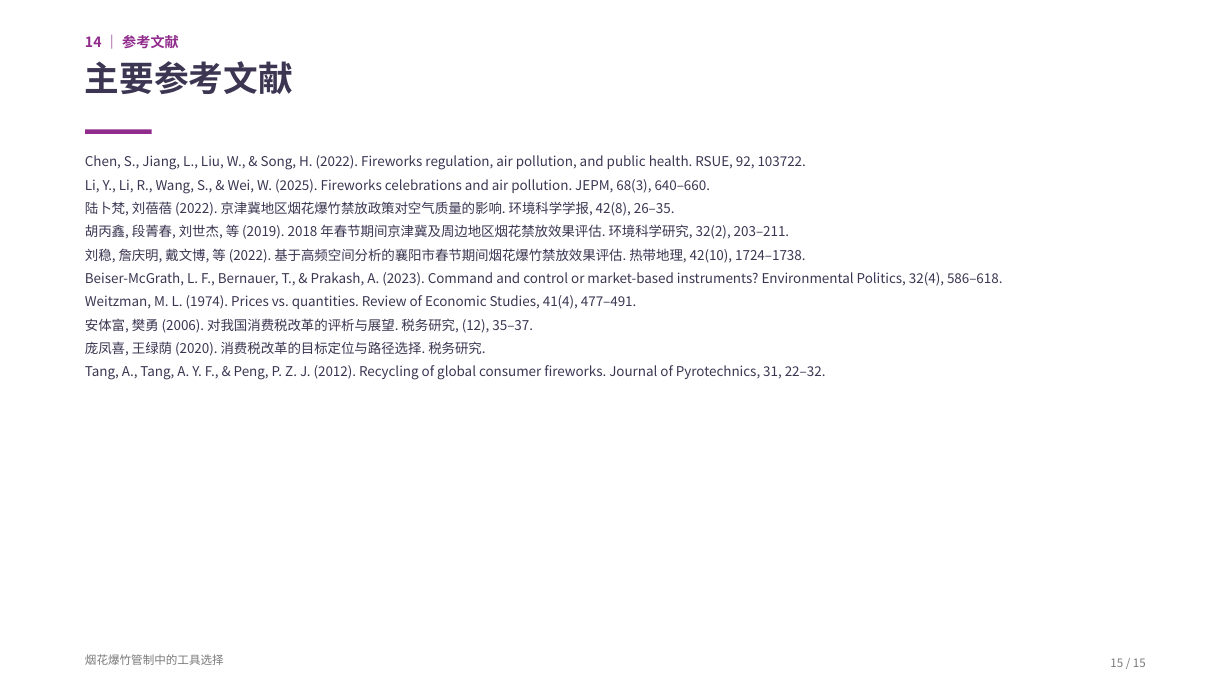
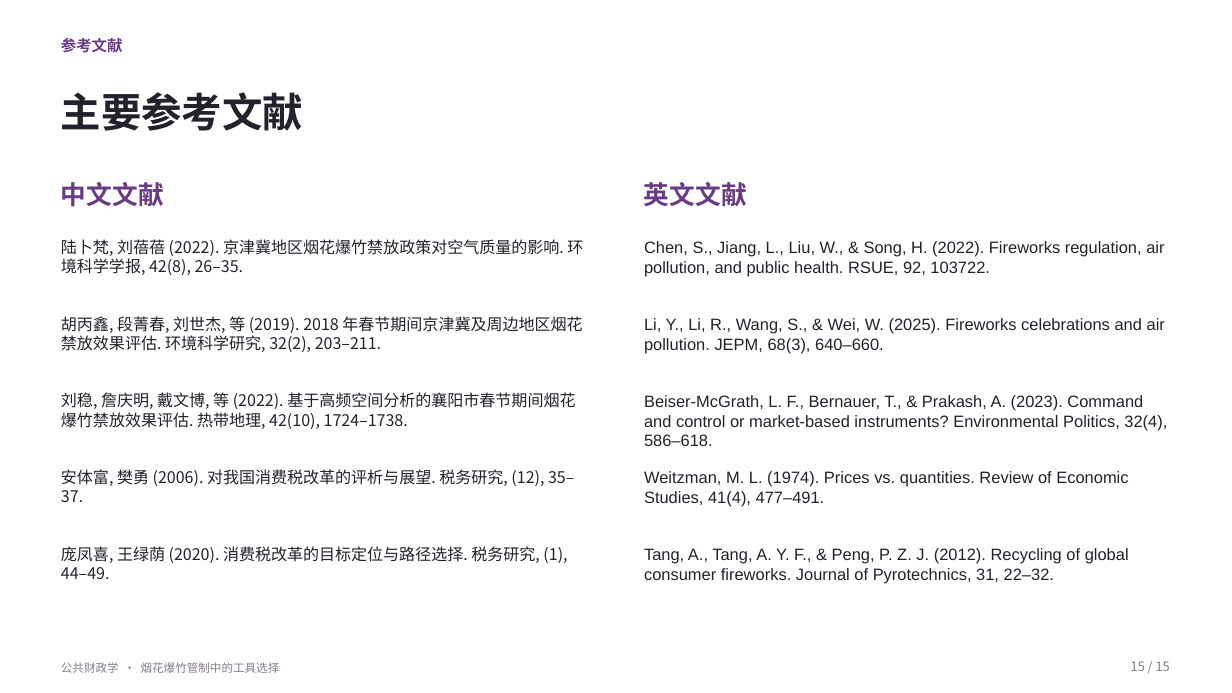
Before and after one commit to YINN233/public-finance-essay-fireworks, a slide deck: slide 15 of presentation/烟花爆竹管制-展示.pptx. Drawn at 1232x693 pixels with LibreOffice and Linux fonts; fonts in the diff are those of the drawing; background and template pictures are left out. Boxes give left, top, right and bottom in pixels: in the first picture for what was removed or moved away, otherwise in the second. Text is boxed around its words. In the diff, an @@ line names an element or a change of style, - is before the commit and + after.

Commit message:
完善烟花爆竹展示：精修 PPT、逐页讲稿与 27 个答辩问答
更新同版 PDF、预览和可重建源文件；区分 65.3% 交互项与 87.3% 条件性未区分份额，校正滨州样本对照与 DK* 范围，并记录更正及验证边界。

```diff
--- a/presentation/烟花爆竹管制-展示.pptx
+++ b/presentation/烟花爆竹管制-展示.pptx
@@ text at [61,38,123,53]: text changed; size 11 to 12 pt; text colour #912C8D to #683B83 @@
-14 ｜ 参考文献
+参考文献
@@ text "参考文献" at [61,38,123,53]: vertical alignment top to middle @@
@@ text "主要参考文献": place and size @@
-text "主要参考文献" at [85,61,293,94]
+text "主要参考文献" at [61,92,303,131]
@@ text "主要参考文献" at [61,92,303,131]: size 27 to 31.5 pt, text colour #3C3652 to #24212C; less space between paragraphs; vertical alignment top to middle @@
@@ rectangle removed at [85,129,152,134] @@
@@ text removed at [85,155,1003,380] @@
-Chen, S., Jiang, L., Liu, W., & Song, H. (2022). Fireworks regulation, air pollution, and public health. RSUE, 92, 103722.
-Li, Y., Li, R., Wang, S., & Wei, W. (2025). Fireworks celebrations and air pollution. JEPM, 68(3), 640–660.
-陆卜梵, 刘蓓蓓 (2022). 京津冀地区烟花爆竹禁放政策对空气质量的影响. 环境科学学报, 42(8), 26–35.
-胡丙鑫, 段菁春, 刘世杰, 等 (2019). 2018 年春节期间京津冀及周边地区烟花禁放效果评估. 环境科学研究, 32(2), 203–211.
-刘稳, 詹庆明, 戴文博, 等 (2022). 基于高频空间分析的襄阳市春节期间烟花爆竹禁放效果评估. 热带地理, 42(10), 1724–1738.
-Beiser-McGrath, L. F., Bernauer, T., & Prakash, A. (2023). Command and control or market-based instruments? Environmental Politics, 32(4), 586–618.
-Weitzman, M. L. (1974). Prices vs. quantities. Review of Economic Studies, 41(4), 477–491.
-安体富, 樊勇 (2006). 对我国消费税改革的评析与展望. 税务研究, (12), 35–37.
-庞凤喜, 王绿荫 (2020). 消费税改革的目标定位与路径选择. 税务研究.
-Tang, A., Tang, A. Y. F., & Peng, P. Z. J. (2012). Recycling of global consumer fireworks. Journal of Pyrotechnics, 31, 22–32.
@@ text added at [61,182,164,207], 20 pt, text #683B83, bold @@
+中文文献
@@ text added at [644,182,747,206], 20 pt, text #683B83, bold @@
+英文文献
@@ text added at [61,239,583,275], 12.5 pt, text #24212C @@
+陆卜梵, 刘蓓蓓 (2022). 京津冀地区烟花爆竹禁放政策对空气质量的影响. 环境科学学报, 42(8), 26–35.
@@ text added at [644,241,1164,277], 12.8 pt, text #24212C @@
+Chen, S., Jiang, L., Liu, W., & Song, H. (2022). Fireworks regulation, air pollution, and public health. RSUE, 92, 103722.
@@ text added at [61,316,582,352], 12.5 pt, text #24212C @@
+胡丙鑫, 段菁春, 刘世杰, 等 (2019). 2018 年春节期间京津冀及周边地区烟花禁放效果评估. 环境科学研究, 32(2), 203–211.
@@ text added at [644,318,1165,353], 12.8 pt, text #24212C @@
+Li, Y., Li, R., Wang, S., & Wei, W. (2025). Fireworks celebrations and air pollution. JEPM, 68(3), 640–660.
@@ text added at [61,392,575,429], 12.5 pt, text #24212C @@
+刘稳, 詹庆明, 戴文博, 等 (2022). 基于高频空间分析的襄阳市春节期间烟花爆竹禁放效果评估. 热带地理, 42(10), 1724–1738.
@@ text added at [644,395,1167,446], 12.8 pt, text #24212C @@
+Beiser-McGrath, L. F., Bernauer, T., & Prakash, A. (2023). Command and control or market-based instruments? Environmental Politics, 32(4), 586–618.
@@ text added at [61,469,574,502], 12.5 pt, text #24212C @@
+安体富, 樊勇 (2006). 对我国消费税改革的评析与展望. 税务研究, (12), 35–37.
@@ text added at [644,471,1128,507], 12.8 pt, text #24212C @@
+Weitzman, M. L. (1974). Prices vs. quantities. Review of Economic Studies, 41(4), 477–491.
@@ text added at [61,546,567,579], 12.5 pt, text #24212C @@
+庞凤喜, 王绿荫 (2020). 消费税改革的目标定位与路径选择. 税务研究, (1), 44–49.
@@ text added at [644,548,1129,584], 12.8 pt, text #24212C @@
+Tang, A., Tang, A. Y. F., & Peng, P. Z. J. (2012). Recycling of global consumer fireworks. Journal of Pyrotechnics, 31, 22–32.
@@ text "公共财政学 · 烟花爆竹管制中的工具选择" at [61,662,280,673]: vertical alignment top to middle @@
@@ text "15 / 15": place and size @@
-text "15 / 15" at [1110,658,1146,667]
+text "15 / 15" at [1131,661,1170,671]
@@ text "15 / 15" at [1131,661,1170,671]: size 9 to 10 pt, text colour #7A7A7A to #857D8C; line spacing 1.1 to 1; less space between paragraphs; vertical alignment top to middle @@
@@ text at [61,662,280,673]: text changed; text colour #7A7A7A to #857D8C @@
-烟花爆竹管制中的工具选择
+公共财政学 · 烟花爆竹管制中的工具选择
```
Also in this commit, not shown: 13 other slides changed, 1 slide added, 1 slide removed, 15 other files.
